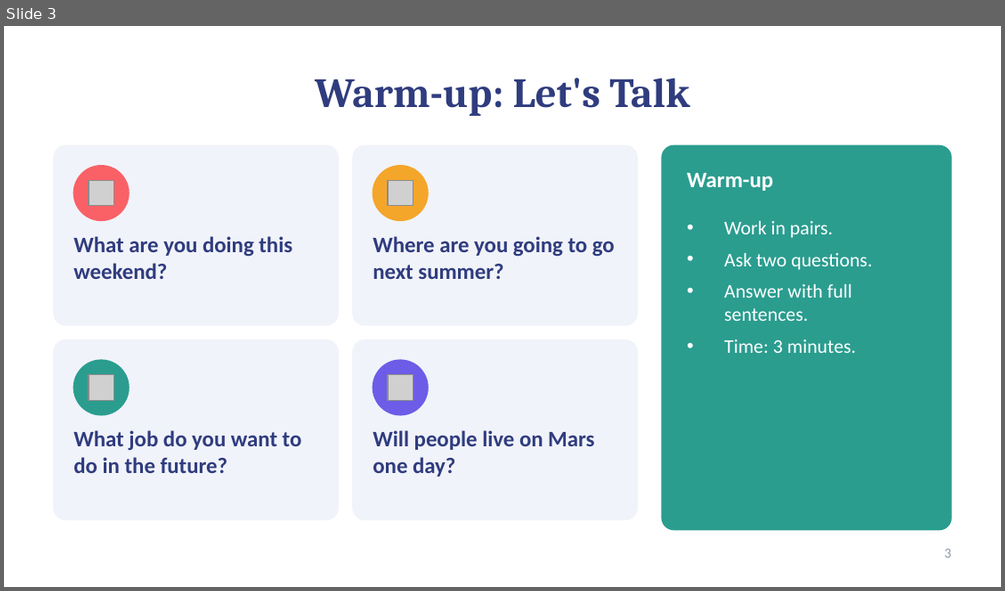
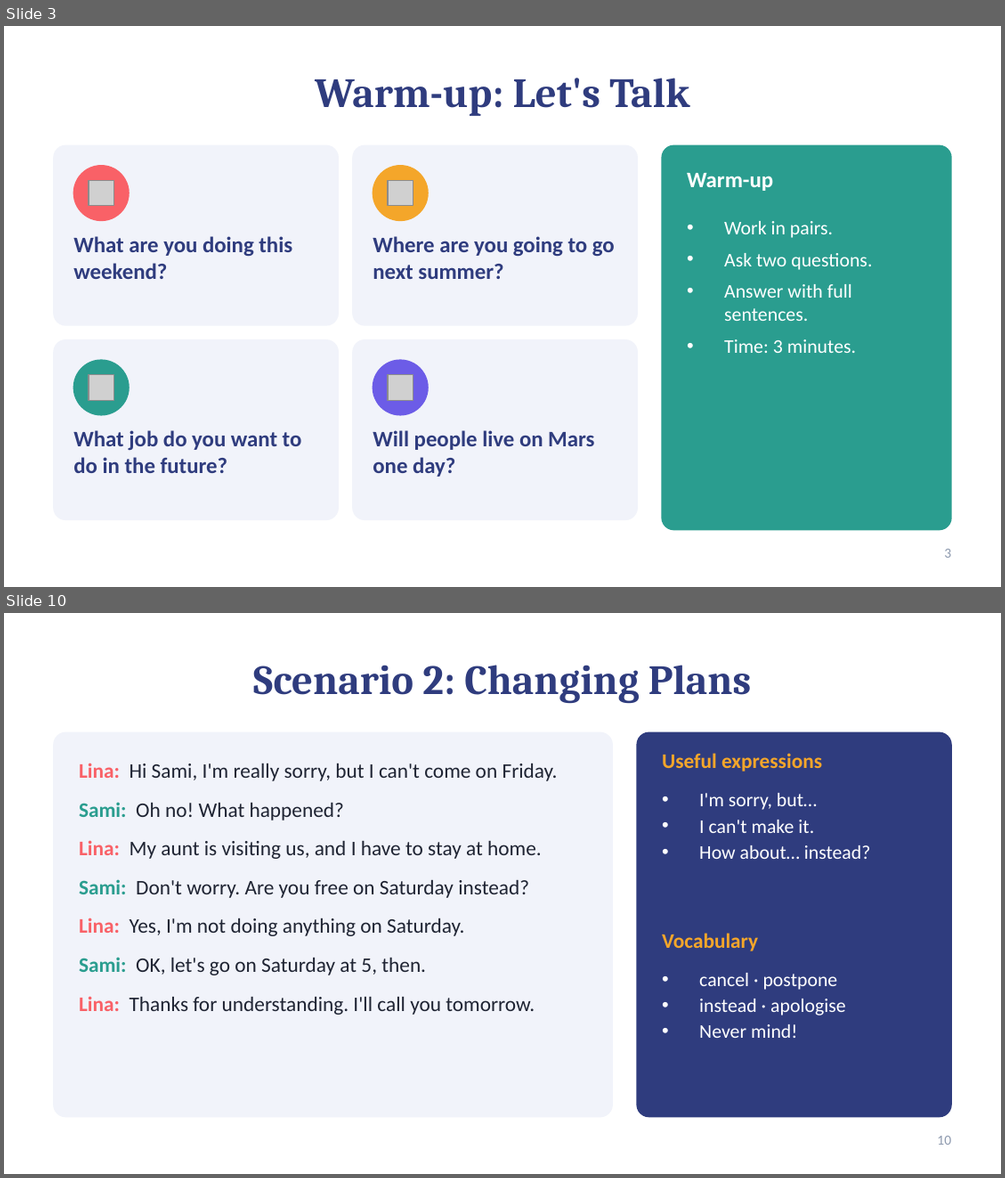
Before and after one commit to moundhermghezzi321-oss/leafgraud, a slide deck: Lesson5_Plans_and_Dreams.pptx. Shown one above the other, each under a label of ours: slide 3 before the commit, slides 3 and 10 after it; the slides between them are not shown. The pictures are 1005x591 and 1005x1178 pixels, drawn with LibreOffice and Linux fonts; fonts in the diff are those of the drawing; grey boxes stand for pictures. Boxes give left, top, right and bottom in pixels: in the first picture for what was removed or moved away, otherwise in the second. Text is boxed around its words. In the diff, an @@ line names an element or a change of style, - is before the commit and + after.

```diff
--- a/Lesson5_Plans_and_Dreams.pptx
+++ b/Lesson5_Plans_and_Dreams.pptx
@@ slide 10 added at <box>4,613,1001,1174</box>, background #FFFFFF @@
@@ title added at <box>253,665,752,703</box>, 30 pt, text #2F3C7E, bold @@
+Scenario 2: Changing Plans
@@ rounded rectangle added at <box>54,732,612,1117</box>, fill #F1F3FA, outline #F1F3FA 1 pt @@
@@ rounded rectangle added at <box>637,732,951,1117</box>, fill #2F3C7E, outline #2F3C7E 1 pt @@
@@ text added at <box>79,763,558,1014</box>, 15 pt, text #1F2433 @@
+Lina: Hi Sami, I'm really sorry, but I can't come on Friday.
+Sami: Oh no! What happened?
+Lina: My aunt is visiting us, and I have to stay at home.
+Sami: Don't worry. Are you free on Saturday instead?
+Lina: Yes, I'm not doing anything on Saturday.
+Sami: OK, let's go on Saturday at 5, then.
+Lina: Thanks for understanding. I'll call you tomorrow.
@@ text added at <box>662,753,822,771</box>, 15 pt, text #F4A62A, bold @@
+Useful expressions
@@ text added at <box>699,793,871,859</box>, 14 pt, text #FFFFFF @@
+• I'm sorry, but…
+• I can't make it.
+• How about… instead?
@@ text added at <box>662,933,758,951</box>, 15 pt, text #F4A62A, bold @@
+Vocabulary
@@ text added at <box>699,973,846,1038</box>, 14 pt, text #FFFFFF @@
+• cancel · postpone
+• instead · apologise
+• Never mind!
@@ page number added at <box>937,1135,951,1144</box>, 10 pt, text #8D99AE @@
+10
```
Also in this commit, not shown: 11 slides changed, 6 other slides added, 6 slides removed.
